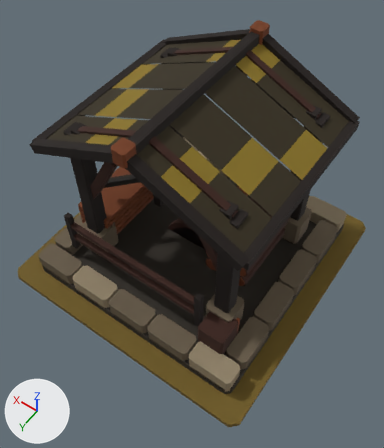
Two versions of the glTF model art/sawmill_t4/sawmill_t4.glb, one commit apart.
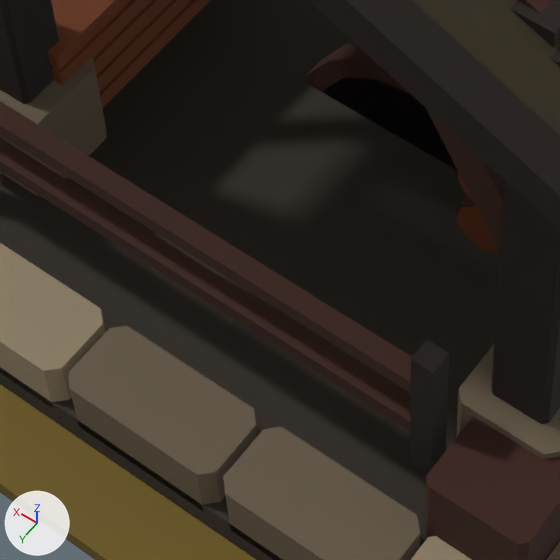
Old and new are each drawn whole from a camera (50 mm lens) standing at (-1.62, 2.35, 4.34) and looking at (-0.08, 0.19, 0.95) and again close up on the part from 24% to 60% of the width and 46% to 78% of the height. Lighting does not change. The marker at lower left points along +X, +Y and +Z. The last two pictures show the newer version.

In view in the first close-up: 'MMR | sawmill | T04 Architecture.001', 'MMR | sawmill | T04 Drive Wheel.001', 'MMR | sawmill | T04 Header Frame.001', 'MMR | sawmill | T04 Saw Blade.001', 'MMR | sawmill | Tier 04 Ground.001'.
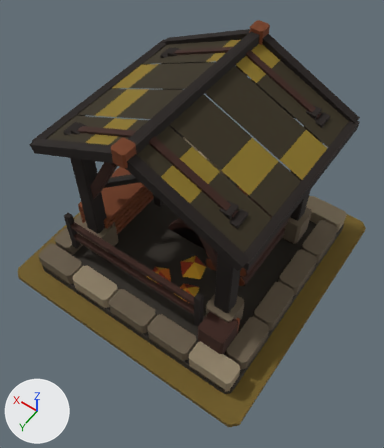
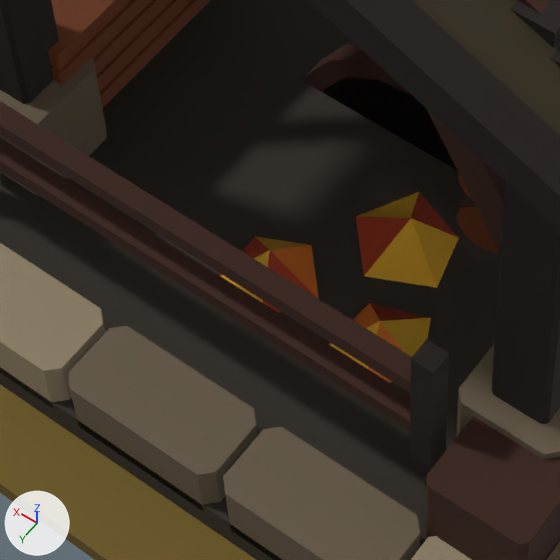
Where the change shows, as pixel boxes (x1, y1, x2, y2) in the close-ups (560 x 560 px):
'MMR | sawmill | T04 Autumn Dressing.001', added: after (220, 192, 459, 383)

The change in detail:
Mesh me_mmr___sawmill___t04_autumn_dressing_001 is new.
It has 24 vertices, 20 faces and spans x -0.358..0.378, y -0.76..0.606, z 0.085..0.185.
It uses material mat_mmr___shared_palette_atlas (picture img_mmr_shared_color_palette_64).
Object 'MMR | sawmill | T04 Autumn Dressing.001' (ob_mmr___sawmill___t04_autumn_dressing_001) is new; it shows me_mmr___sawmill___t04_autumn_dressing_001.
Its location is (0.0, 0.0, 0.33).
